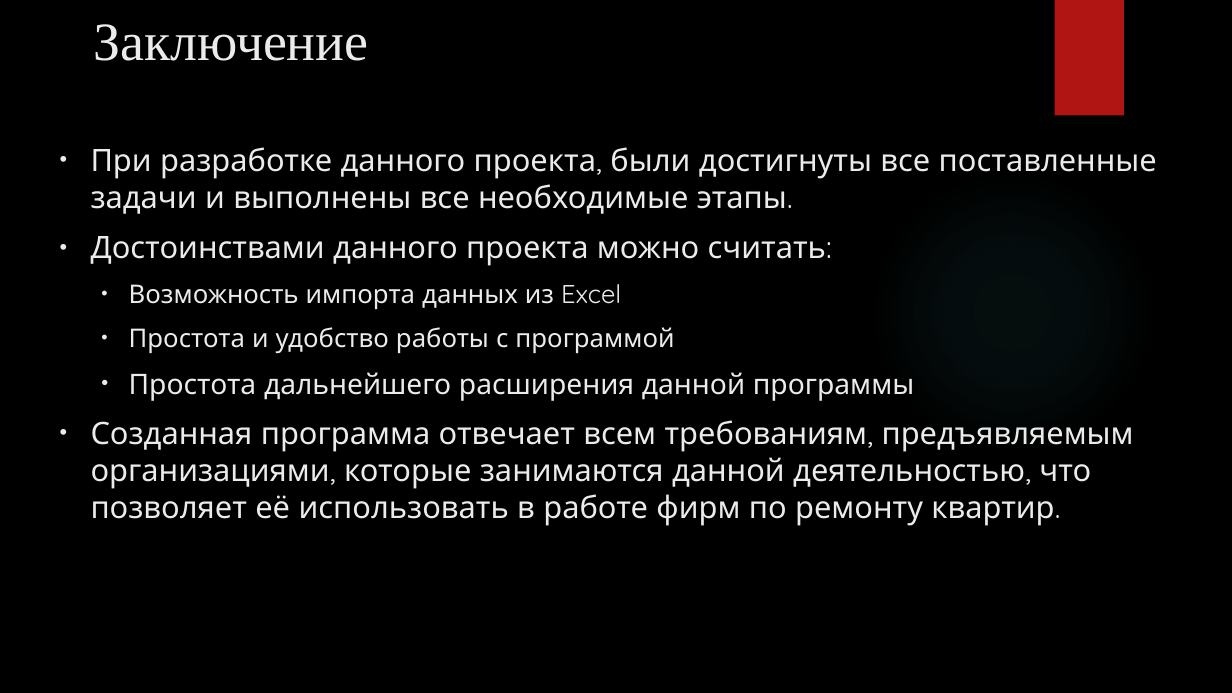
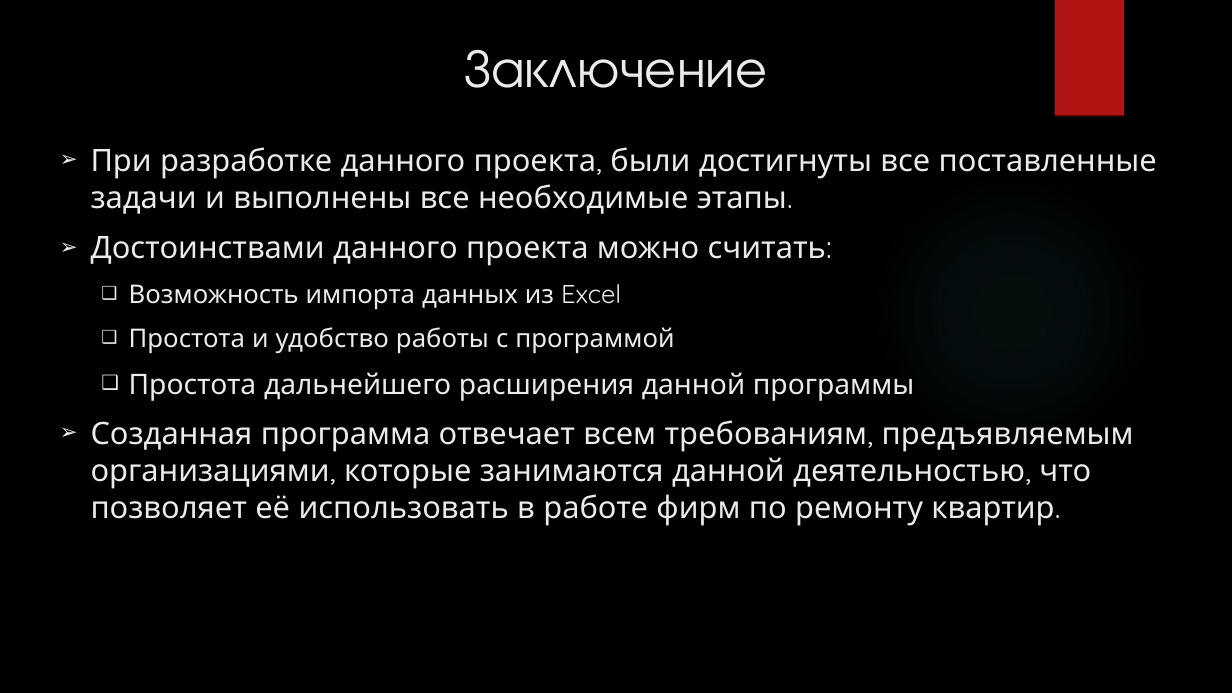
Before and after one commit to GENDOSMAL/Diplom, a slide deck: slide 16 of Documentation/Презентация к защите.pptx (slide 13 before the commit). Drawn at 1232x693 pixels with LibreOffice and Linux fonts; fonts in the diff are those of the drawing; background and template pictures are left out. Boxes give left, top, right and bottom in pixels: in the first picture for what was removed or moved away, otherwise in the second. Text is boxed around its words. In the diff, an @@ line names an element or a change of style, - is before the commit and + after.

```diff
--- a/Documentation/Презентация к защите.pptx
+++ b/Documentation/Презентация к защите.pptx
@@ title "Заключение": place and size @@
-title "Заключение" at (94,24,369,61)
+title "Заключение" at (465,49,768,88)
@@ title "Заключение" at (465,49,768,88): font Times New Roman to TeX Gyre Adventor; alignment left to centre @@
@@ text "При разработке данного проекта, были ..." at (91,147,1157,526): bullet • to ➢; bullet • to ❑ @@
```
Also in this commit, not shown: 8 other slides changed, 5 slides added, 2 slides removed, 19 other files.
